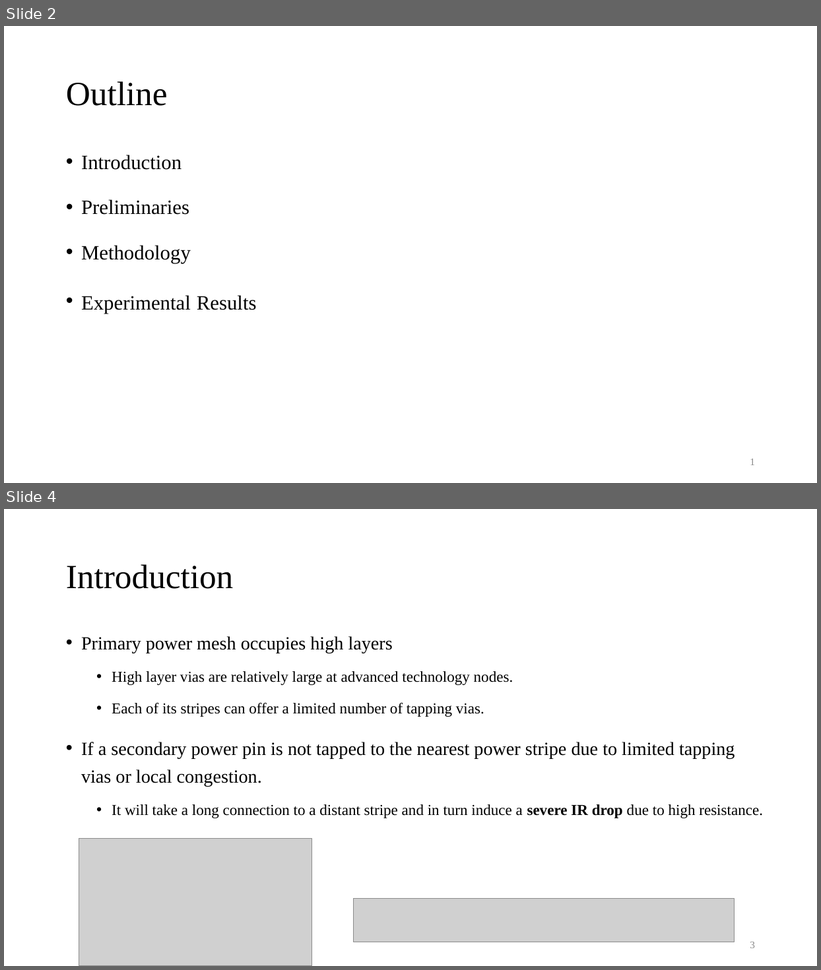
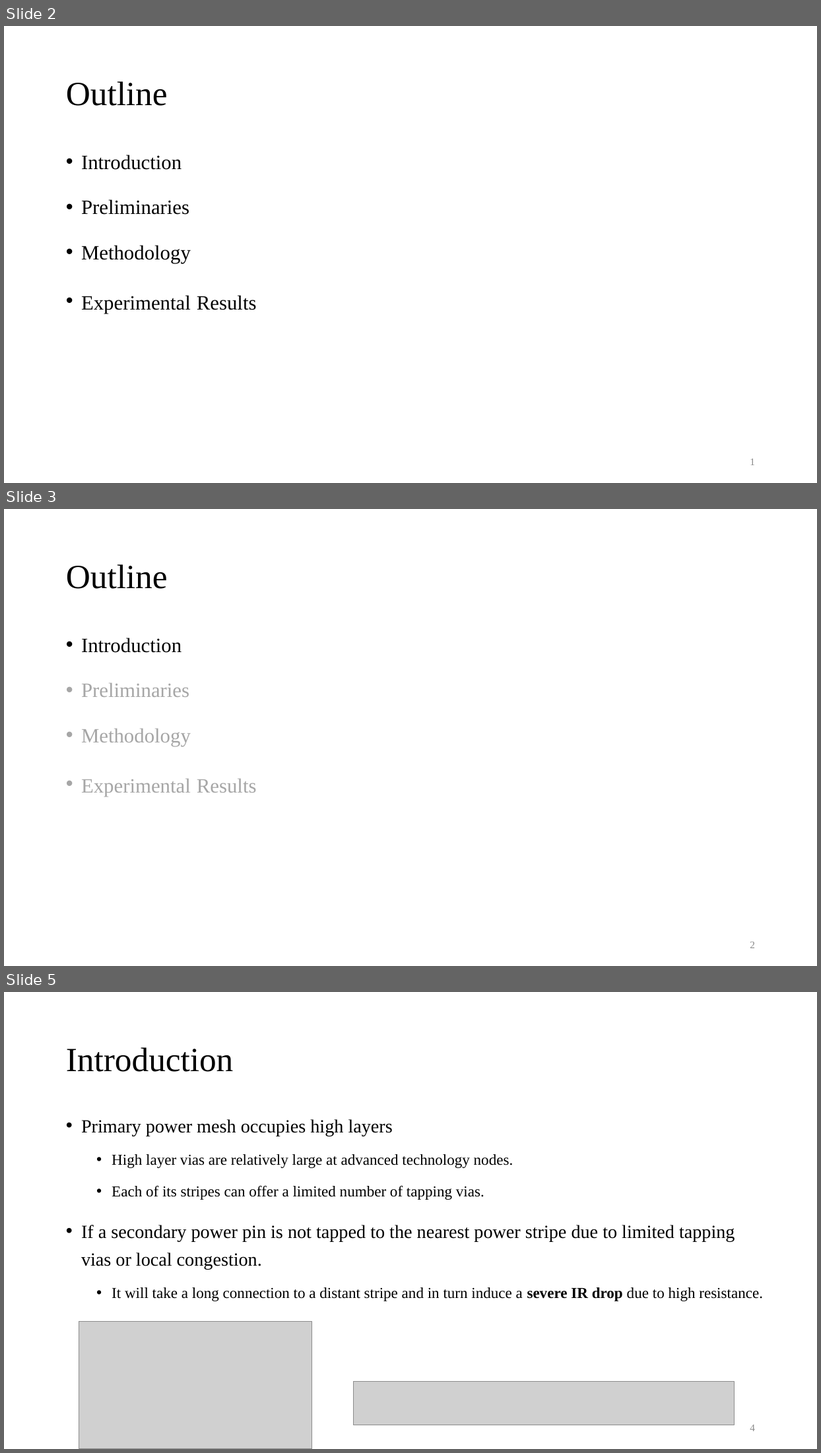
Before and after one commit to Pacific-Feng-Studuies/Studied-Papers, a slide deck: GM/powerplan/Power Sub-Mesh Construction in Multiple Power Domain Design/Power Sub-Mesh Construction in Multiple Power Domain Design.pptx. Shown one above the other, each under a label of ours: slides 2 and 4 before the commit, slides 2, 3 and 5 after it; the slides between them are not shown. The pictures are 821x970 and 821x1453 pixels, drawn with LibreOffice and Linux fonts; fonts in the diff are those of the drawing; grey boxes stand for pictures. Boxes give left, top, right and bottom in pixels: in the first picture for what was removed or moved away, otherwise in the second. Text is boxed around its words. In the diff, an @@ line names an element or a change of style, - is before the commit and + after.

```diff
--- a/GM/powerplan/Power Sub-Mesh Construction in Multiple Power Domain Design/Power Sub-Mesh Construction in Multiple Power Domain Design.pptx
+++ b/GM/powerplan/Power Sub-Mesh Construction in Multiple Power Domain Design/Power Sub-Mesh Construction in Multiple Power Domain Design.pptx
@@ slide 3 added at [4,509,817,966], background #FFFFFF @@
@@ title added at [66,564,168,589], 40 pt, text #000000 @@
+Outline
@@ text added at [81,638,257,797], 24 pt, text #A6A6A6 @@
+• Introduction
+• Preliminaries
+• Methodology
+• Experimental Results
@@ page number added at [750,942,755,949], 12 pt, text #8C8C8C @@
+2
@@ what was slide 4 is now slide 5 @@
@@ page number at [750,1425,755,1432]: text changed @@
-3
+4
```
Also in this commit, not shown: 4 slides changed, 3 other slides added.
